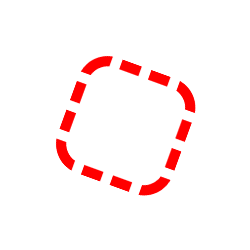
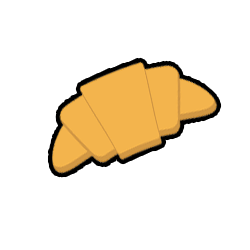
Before/after of a 250 x 250 layered artwork. What changed in the layer stack:
added layer "croisant" above "32382-hamburger-icon" over [left=51, top=61, right=218, bottom=174]
hid "placeholder1" over [left=55, top=55, right=196, bottom=196]
